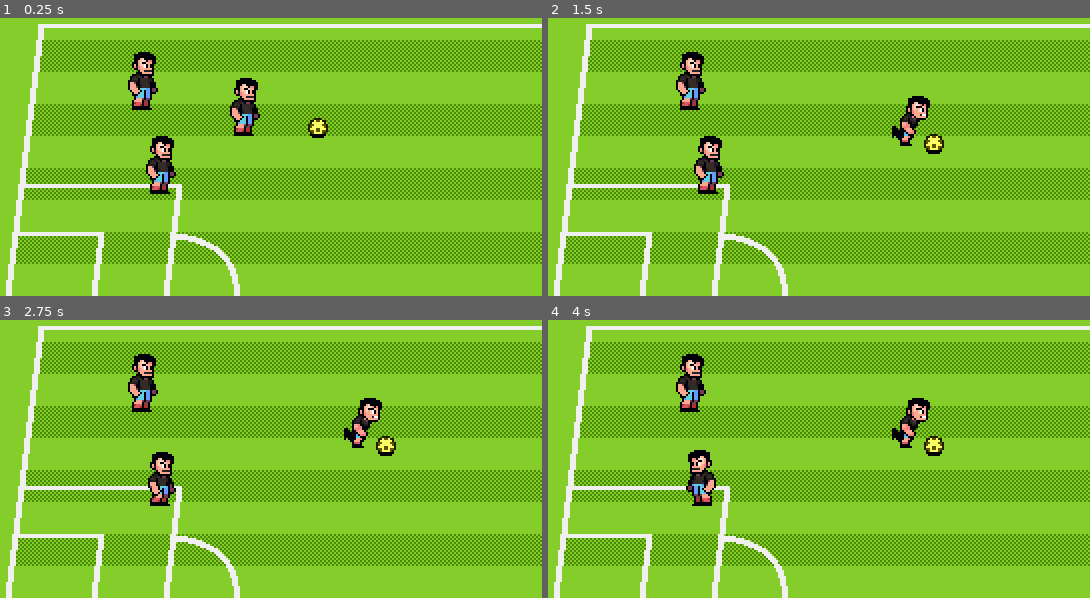
Above: before the commit, frames 1-4 (two rows, left to right).
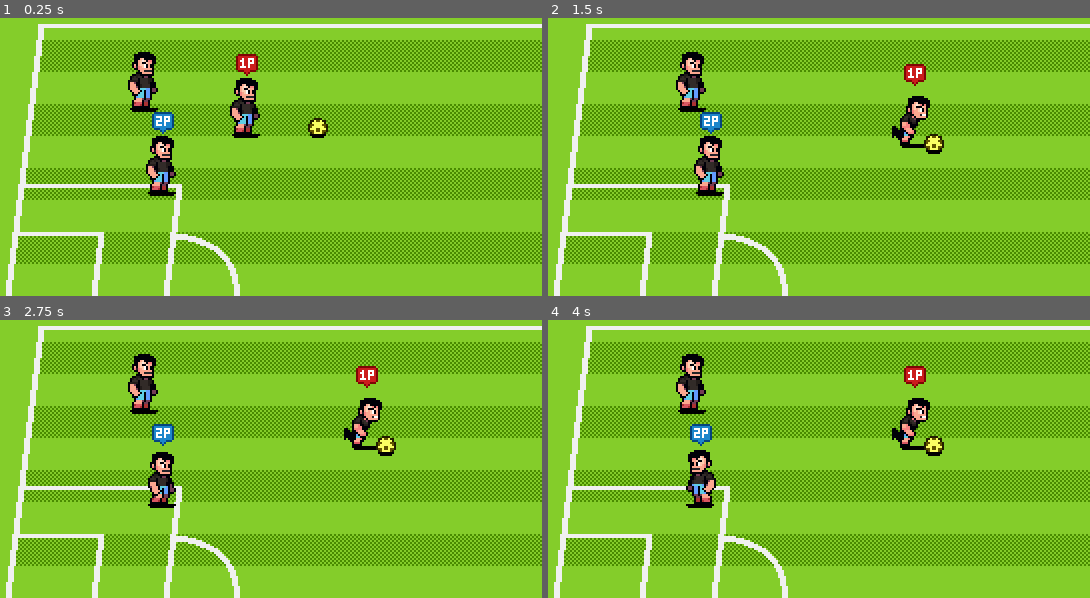
Above: after the commit, the same moments.

Repository: whitelonely/SuperSoccer
Game: Godot game, scene res://scenes/world.tscn
Two runs of this game, one before a commit and one after it. Both use one fixed random seed, a clock stepped at 60 frames per second and the inputs below.
Inputs:
- Up to frame 1 (0.25 s): no input
- Up to frame 2 (1.5 s): hold D (p1_right) 0.53-1.28 s; tap J (p1_pass) at 0.6 s; hold S (p1_down) from 1.28 s (still down); tap K (p1_shoot) at 1.35 s
- Up to frame 3 (2.75 s): release S (p1_down) at 2.03 s; hold D (p1_right) from 2.03 s (still down); tap Down (p2_down) at 2.1 s
- Up to frame 4 (4 s): release D (p1_right) at 2.78 s; hold W (p1_up) 2.78-3.53 s; tap Left (p2_left) at 2.85 s; hold A (p1_left) from 3.53 s (still down); tap Keypad 2 (p2_pass) at 3.6 s

The runs differ from the first frame. In frame 1, 0.7% of the frame differs, in the area x 23-48%, y 12-65%; in frame 2, 0.7%, in the area x 23-70%, y 16-65%; in frame 3, 0.7%; in frame 4, 0.7%.

Commit message:
实现玩家头标显示与玩家阴影

Diff:
--- a/scenes/characters/player.tscn
+++ b/scenes/characters/player.tscn
@@ -1,7 +1,9 @@
-[gd_scene load_steps=12 format=3 uid="uid://b4e25v8fx1kwv"]
+[gd_scene load_steps=14 format=3 uid="uid://b4e25v8fx1kwv"]
 
 [ext_resource type="Texture2D" uid="uid://dy815cj3ubddu" path="res://assets/art/characters/soccer-player.png" id="1_rp718"]
 [ext_resource type="Script" uid="uid://culofppr3ojvu" path="res://scripts/player.gd" id="1_yewv4"]
+[ext_resource type="Texture2D" uid="uid://jepgaq12uowi" path="res://assets/art/characters/player-shadow.png" id="3_76oj4"]
+[ext_resource type="Texture2D" uid="uid://mjysdm6je5e1" path="res://assets/art/props/1p.png" id="3_dyp2m"]
 
 [sub_resource type="Animation" id="Animation_76oj4"]
 length = 0.001
@@ -167,6 +169,13 @@
 hframes = 6
 vframes = 13
 
+[node name="ControlSprite" type="Sprite2D" parent="Sprite2D"]
+unique_name_in_owner = true
+position = Vector2(0, -35)
+texture = ExtResource("3_dyp2m")
+centered = false
+offset = Vector2(-7, -6)
+
 [node name="AnimationPlayer" type="AnimationPlayer" parent="."]
 unique_name_in_owner = true
 libraries = {
@@ -186,3 +195,8 @@
 
 [node name="CollisionShape2D" type="CollisionPolygon2D" parent="TeammateDectArea"]
 polygon = PackedVector2Array(0, -40, 280, -150, 330, -100, 330, 100, 280, 150, 0, 40)
+
+[node name="ShadowSprite" type="Sprite2D" parent="."]
+texture = ExtResource("3_76oj4")
+centered = false
+offset = Vector2(-8, -15)
--- a/scripts/ball.gd
+++ b/scripts/ball.gd
@@ -22,7 +22,7 @@
 func _ready() -> void:
 	switch_state(State.FREEFORM)
 
-func _process(delta: float) -> void:
+func _process(_delta: float) -> void:
 	ball_sprite.position = Vector2.UP * height
 
 func switch_state(state:Ball.State) -> void:
--- a/scripts/player.gd
+++ b/scripts/player.gd
@@ -1,5 +1,11 @@
 class_name Player
 extends CharacterBody2D
+
+const CONTROL_SCHEME_MAP : Dictionary = {
+	ControlScheme.CPU: preload("res://assets/art/props/cpu.png"),
+	ControlScheme.P1: preload("res://assets/art/props/1p.png"),
+	ControlScheme.P2: preload("res://assets/art/props/2p.png")
+}
 
 enum ControlScheme {CPU, P1, P2}
 enum State {MOVING, TACKLING, RECOVERING, PREPPING_SHOT, SHOOTING, PASSING}
@@ -10,6 +16,7 @@
 @export var power : float
 
 @onready var animation_player: AnimationPlayer = %AnimationPlayer
+@onready var control_sprite: Sprite2D = %ControlSprite
 @onready var player_sprite: Sprite2D = %Sprite2D
 @onready var teammate_dect_area: Area2D = %TeammateDectArea
 
@@ -18,10 +25,12 @@
 var heading := Vector2.RIGHT
 
 func _ready() -> void:
+	set_control_texture()
 	switch_state(State.MOVING)
 
 func _process(_delta: float) -> void:
 	flip_sprites()
+	set_sprite_visibility()
 	move_and_slide()
 
 func switch_state(state: State, state_data: PlayerStateData = PlayerStateData.new()) -> void:
@@ -55,9 +64,17 @@
 	# 简写方案
 	#player_sprite.flip_h = true if heading == Vector2.RIGHT else false
 
+# 精灵可见性控制
+func set_sprite_visibility() -> void:
+	control_sprite.visible = has_ball() or not control_scheme == ControlScheme.CPU
+
 # 是否持球
 func has_ball() -> bool:
 	return ball.carrier == self
+
+# 玩家头顶文本（1P，2P，CPU）
+func set_control_texture() -> void:
+	control_sprite.texture = CONTROL_SCHEME_MAP[control_scheme]
 
 # 回调，pre_kick结束时跳转到kick
 func on_animation_complete() -> void:
